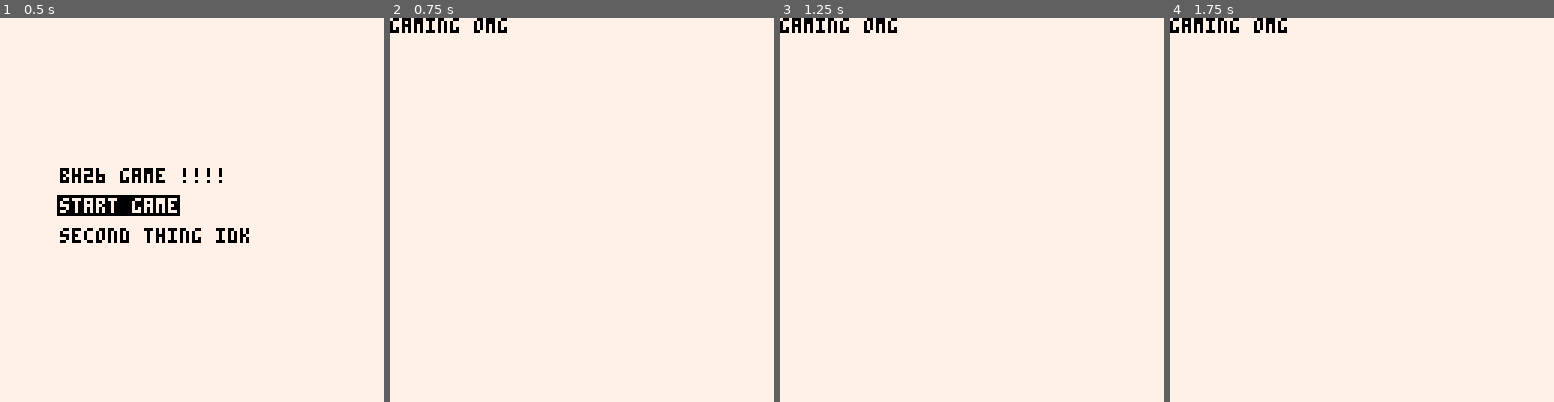
Above: before the commit, frames 1-4 (left to right).
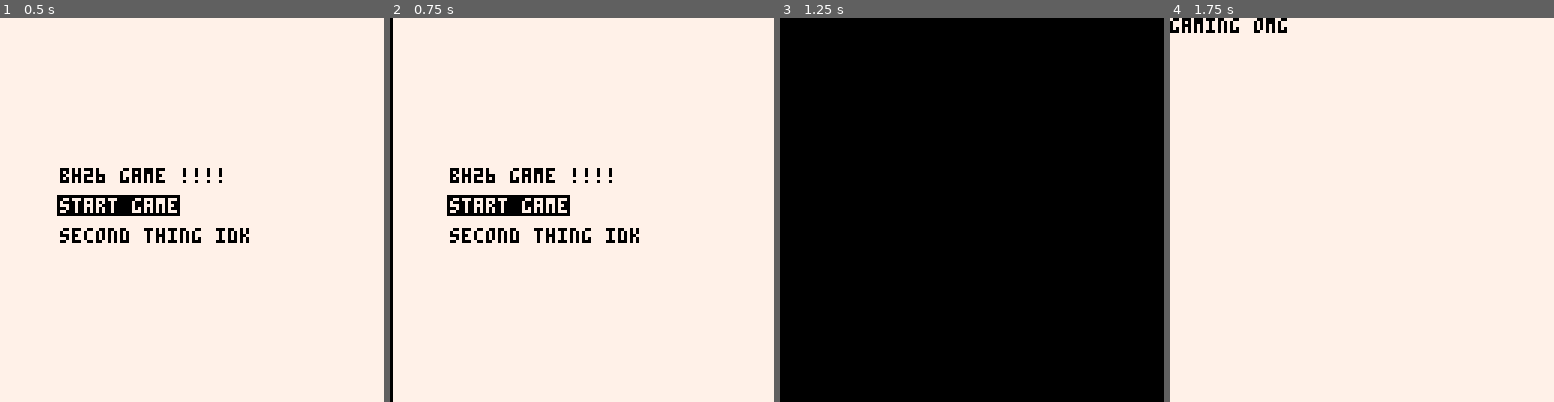
Above: after the commit, the same moments.

Repository: wsasaki01/bath-hack-2026
Game: PICO-8 cartridge bh26.p8
Same seed, same stepped clock (60 frames per second), same inputs: the game is played once before the commit and once after it.
Inputs:
- Up to frame 1 (0.5 s): no input
- Up to frame 2 (0.75 s): tap O (Z key) at 0.7 s
- Up to frame 3 (1.25 s): no input
- Up to frame 4 (1.75 s): hold Right from 1.6 s (still down); tap O (Z key) at 1.7 s

Frame 1 is identical in both runs. In frame 2, 3.9% of the frame differs, in the area x 0-65%, y 0-100%; in frame 3, 99%, in the area x 0-100%, y 0-100%; in frame 4, nothing differs.

Commit message:
Added menu transition

Diff:
--- a/draw.lua
+++ b/draw.lua
@@ -10,4 +10,9 @@
 	elseif menu==2 then
 		print("gaming omg")
 	end
+
+	if counters.trans_cnt != -1 then
+		local x = (30-counters.trans_cnt)/30 * 256
+		rectfill(x-128, 0, x, 128, 0)
+	end
 end
--- a/init.lua
+++ b/init.lua
@@ -8,8 +8,6 @@
         counters[c] = -1
     end
 
-	trans = 0
-
 	-- Which part of the game are you in?
 	-- 1(main menu) 2(game)
 	menu = 1
--- a/output/draw_out.lua
+++ b/output/draw_out.lua
@@ -10,4 +10,9 @@
 	elseif menu==2 then
 		print("gaming omg")
 	end
+
+	if counters.trans_cnt != -1 then
+		local x = (30-counters.trans_cnt)/30 * 256
+		rectfill(x-128, 0, x, 128, 0)
+	end
 end
--- a/output/init_out.lua
+++ b/output/init_out.lua
@@ -8,8 +8,6 @@
         counters[c] = -1
     end
 
-	trans = 0
-
 
 
 	menu = 1
--- a/output/update_out.lua
+++ b/output/update_out.lua
@@ -16,7 +16,11 @@
 		end
 
 		if btnp(4) then
-			if (menu_idx==1) menu=2
+			if (menu_idx==1) counters.trans_cnt = 30
 		end
 	end
+
+	if counters.trans_cnt == 15 then
+		if (menu==1) menu=2
+	end
 end
--- a/update.lua
+++ b/update.lua
@@ -16,7 +16,11 @@
 		end
 
 		if btnp(4) then
-			if (menu_idx==1) menu=2
+			if (menu_idx==1) counters.trans_cnt = 30
 		end
 	end
+
+	if counters.trans_cnt == 15 then
+		if (menu==1) menu=2
+	end
 end
